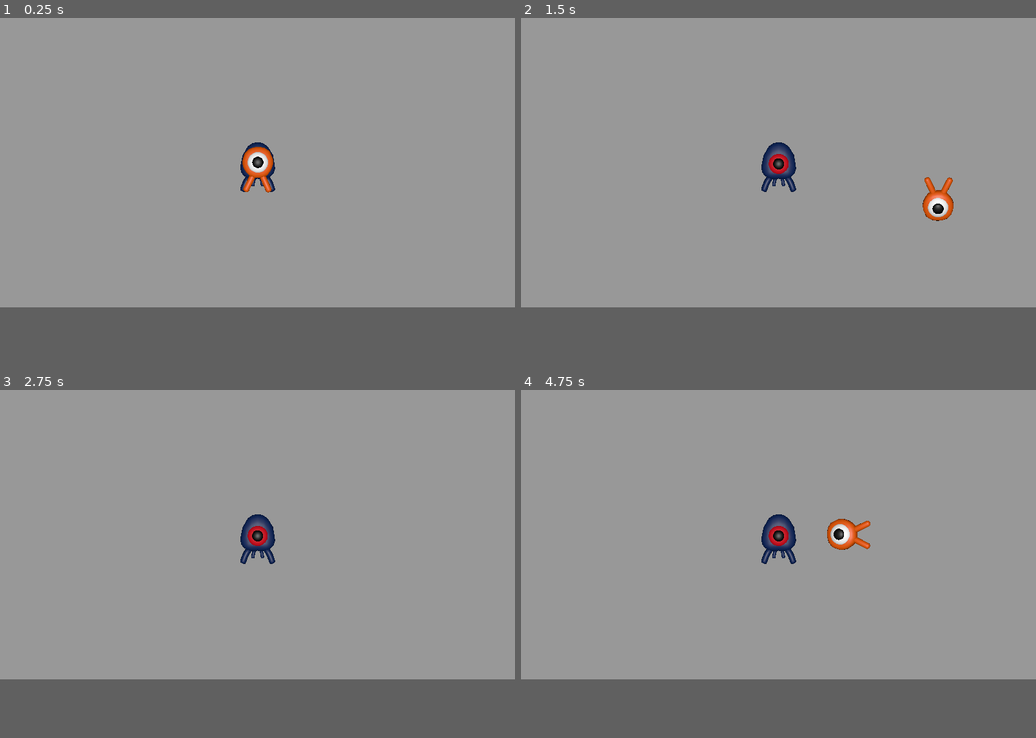
Above: before the commit, frames 1-4 (two rows, left to right).
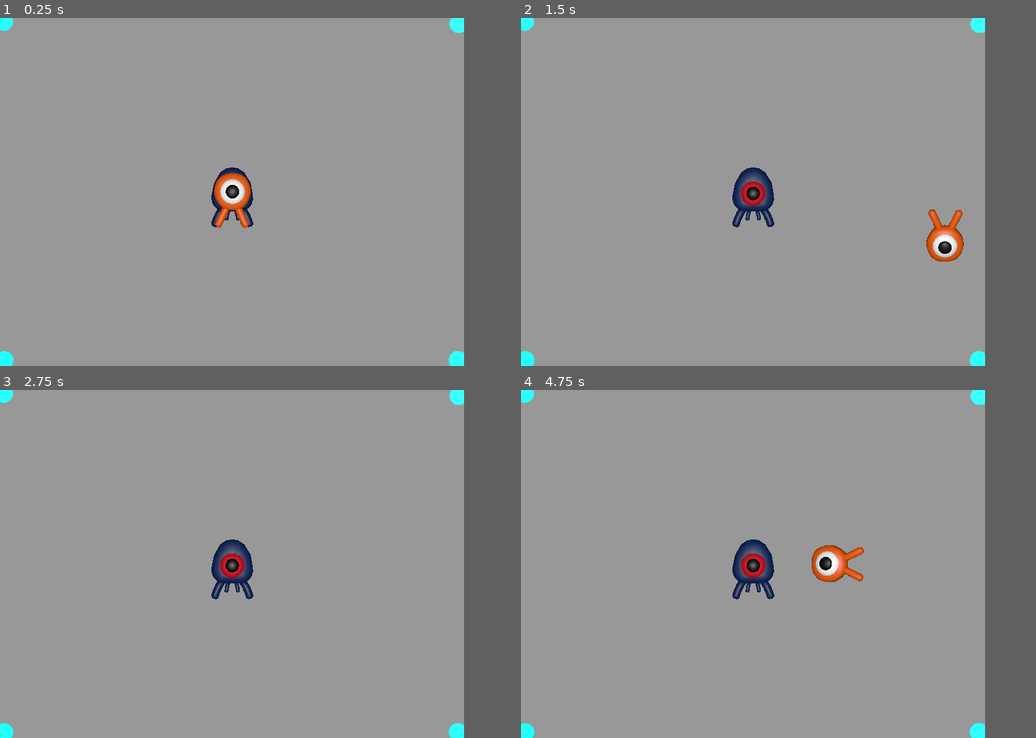
Above: after the commit, the same moments.

Repository: HarenDev/RandomRepos
Game: Godot game, scene res://scenes/main.tscn
Two runs of this game, one before a commit and one after it. Both use one fixed random seed, a clock stepped at 60 frames per second and the inputs below.
Inputs:
- Up to frame 1 (0.25 s): no input
- Up to frame 2 (1.5 s): tap Enter at 0.5 s; hold D (move_right) 0.53-1.28 s; hold S (move_back) from 1.28 s (still down)
- Up to frame 3 (2.75 s): release S (move_back) at 2.03 s; hold D (move_right) from 2.03 s (still down)
- Up to frame 4 (4.75 s): tap Space at 2.75 s; release D (move_right) at 2.78 s; hold W (move_forward) 2.78-3.53 s; tap Enter at 3.5 s; hold A (move_left) from 3.53 s (still down)
In our replay, the window is 799x449 before the commit and 720x540 after it. These sizes can differ from the game's own. Grey fills any space a smaller window leaves; there, only what the larger window draws over its background counts as a difference.

The runs differ from the first frame. In frame 1, 2.1% of the frame differs, in the area x 0-91%, y 0-100%; in frame 2, 3.2%; in frame 3, 2.0%; in frame 4, 3.3%.
Error before the commit: Parse Error: Expected closing ")" after call arguments. (res://scripts/mob.gd:14)

Commit message:
doin it again

Diff:
--- a/Godot3D/project.godot
+++ b/Godot3D/project.godot
@@ -14,6 +14,12 @@
 run/main_scene="res://scenes/main.tscn"
 config/features=PackedStringArray("4.1")
 config/icon="res://icon.png"
+
+[display]
+
+window/size/viewport_width=720
+window/size/viewport_height=540
+window/size/resizable=false
 
 [dotnet]
 
--- a/Godot3D/scenes/main.tscn
+++ b/Godot3D/scenes/main.tscn
@@ -8,6 +8,30 @@
 
 [sub_resource type="BoxMesh" id="BoxMesh_7460x"]
 size = Vector3(60, 2, 60)
+
+[sub_resource type="StandardMaterial3D" id="StandardMaterial3D_3a5d7"]
+albedo_color = Color(0.0823529, 1, 1, 1)
+
+[sub_resource type="CylinderMesh" id="CylinderMesh_85blr"]
+material = SubResource("StandardMaterial3D_3a5d7")
+
+[sub_resource type="StandardMaterial3D" id="StandardMaterial3D_isntq"]
+albedo_color = Color(0.129412, 1, 1, 1)
+
+[sub_resource type="CylinderMesh" id="CylinderMesh_jy8ro"]
+material = SubResource("StandardMaterial3D_isntq")
+
+[sub_resource type="StandardMaterial3D" id="StandardMaterial3D_wutye"]
+albedo_color = Color(0.207843, 1, 1, 1)
+
+[sub_resource type="CylinderMesh" id="CylinderMesh_ibvhh"]
+material = SubResource("StandardMaterial3D_wutye")
+
+[sub_resource type="StandardMaterial3D" id="StandardMaterial3D_e2d2g"]
+albedo_color = Color(0.152941, 1, 1, 1)
+
+[sub_resource type="CylinderMesh" id="CylinderMesh_cky8n"]
+material = SubResource("StandardMaterial3D_e2d2g")
 
 [node name="Main" type="Node"]
 
@@ -24,8 +48,29 @@
 transform = Transform3D(1, 0, 0, 0, -4.37114e-08, 1, 0, -1, -4.37114e-08, 0, 2.96284, 0)
 shadow_enabled = true
 
+[node name="Node3D" type="Node3D" parent="."]
+transform = Transform3D(1, 0, 0, 0, 1, 0, 0, 0, 1, -9.49109, 2.14584, 7.13012)
+
+[node name="MeshInstance3D" type="MeshInstance3D" parent="Node3D"]
+transform = Transform3D(1, 0, 0, 0, 1, 0, 0, 0, 1, -2.94112, -1, 2.06237)
+mesh = SubResource("CylinderMesh_85blr")
+
+[node name="MeshInstance3D2" type="MeshInstance3D" parent="Node3D"]
+transform = Transform3D(1, 0, 0, 0, 1, 0, 0, 0, 1, -2.96001, -1, -16.4274)
+mesh = SubResource("CylinderMesh_jy8ro")
+
+[node name="MeshInstance3D3" type="MeshInstance3D" parent="Node3D"]
+transform = Transform3D(1, 0, 0, 0, 1, 0, 0, 0, 1, 21.8599, -1, -16.3042)
+mesh = SubResource("CylinderMesh_ibvhh")
+
+[node name="MeshInstance3D4" type="MeshInstance3D" parent="Node3D"]
+transform = Transform3D(1, 0, 0, 0, 1, 0, 0, 0, 1, 21.8191, -1, 2.04419)
+mesh = SubResource("CylinderMesh_cky8n")
+
 [node name="Player" parent="." instance=ExtResource("1_8jqle")]
 transform = Transform3D(1, 0, 0, 0, 1, 0, 0, 0, 1, 0, 0, 0)
+
+[node name="Mobs" parent="." instance=ExtResource("2_agvu4")]
 
 [node name="CameraPivot" type="Marker3D" parent="."]
 transform = Transform3D(1, 0, 0, 0, -4.37114e-08, 1, 0, -1, -4.37114e-08, 0, 1000, 0)
@@ -35,7 +80,3 @@
 projection = 1
 fov = 90.0
 size = 19.0
-
-[node name="Mobs" parent="." instance=ExtResource("2_agvu4")]
-min_speed = null
-max_speed = null
--- a/Godot3D/scenes/mob.tscn
+++ b/Godot3D/scenes/mob.tscn
@@ -8,8 +8,6 @@
 
 [node name="Mobs" type="CharacterBody3D"]
 script = ExtResource("1_37w1t")
-min_speed = null
-max_speed = null
 
 [node name="CollisionShape" type="CollisionShape3D" parent="."]
 shape = SubResource("BoxShape3D_eqlvo")
--- a/Godot3D/scripts/mob.gd
+++ b/Godot3D/scripts/mob.gd
@@ -4,18 +4,18 @@
 
 @export var max_speed = 18
 
-func _physics_process(delta):
+func _physics_process(_delta):
 	move_and_slide()
 
 func initialize(start_position, player_position):
 
 	look_at_from_position(start_position, player_position, Vector3.UP)
 
-	rotate_y(randf_range(-PI / 4, PI / 4)
+	rotate_y(randf_range(-PI / 4, PI / 4))
 
 	var random_speed = randi_range(min_speed, max_speed)
 
-	velocity = Vector3.FOWARD * random_speed
+	velocity = Vector3.FORWARD * random_speed
 
 	velocity = velocity.rotated(Vector3.UP, rotation.y)
 
Not shown: 1 places in Godot3D/scenes/main.tscn that only renumber resources
